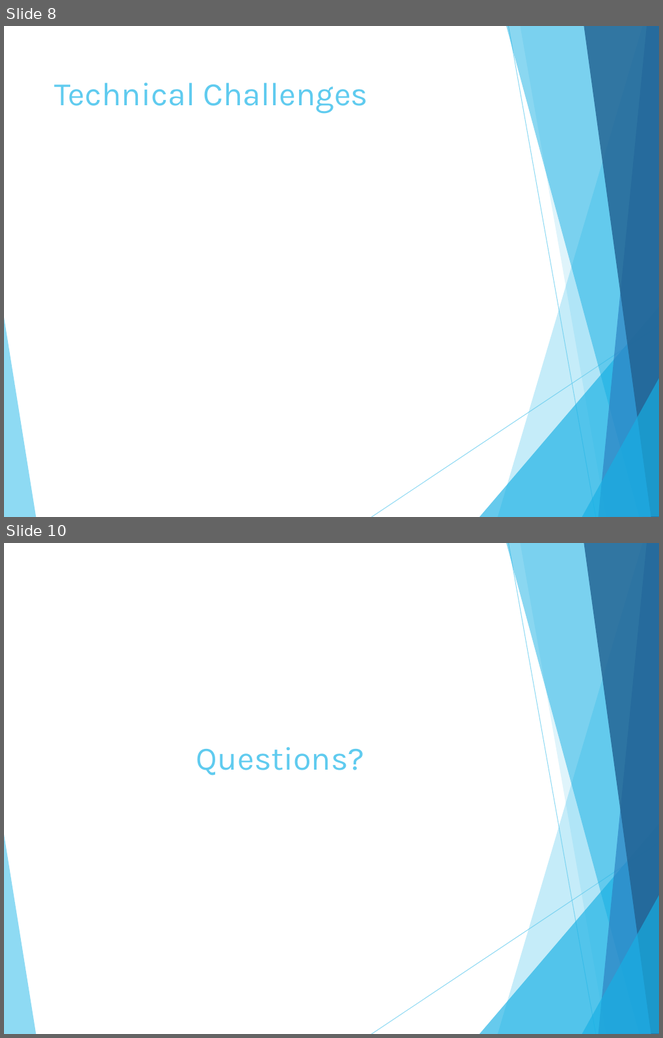
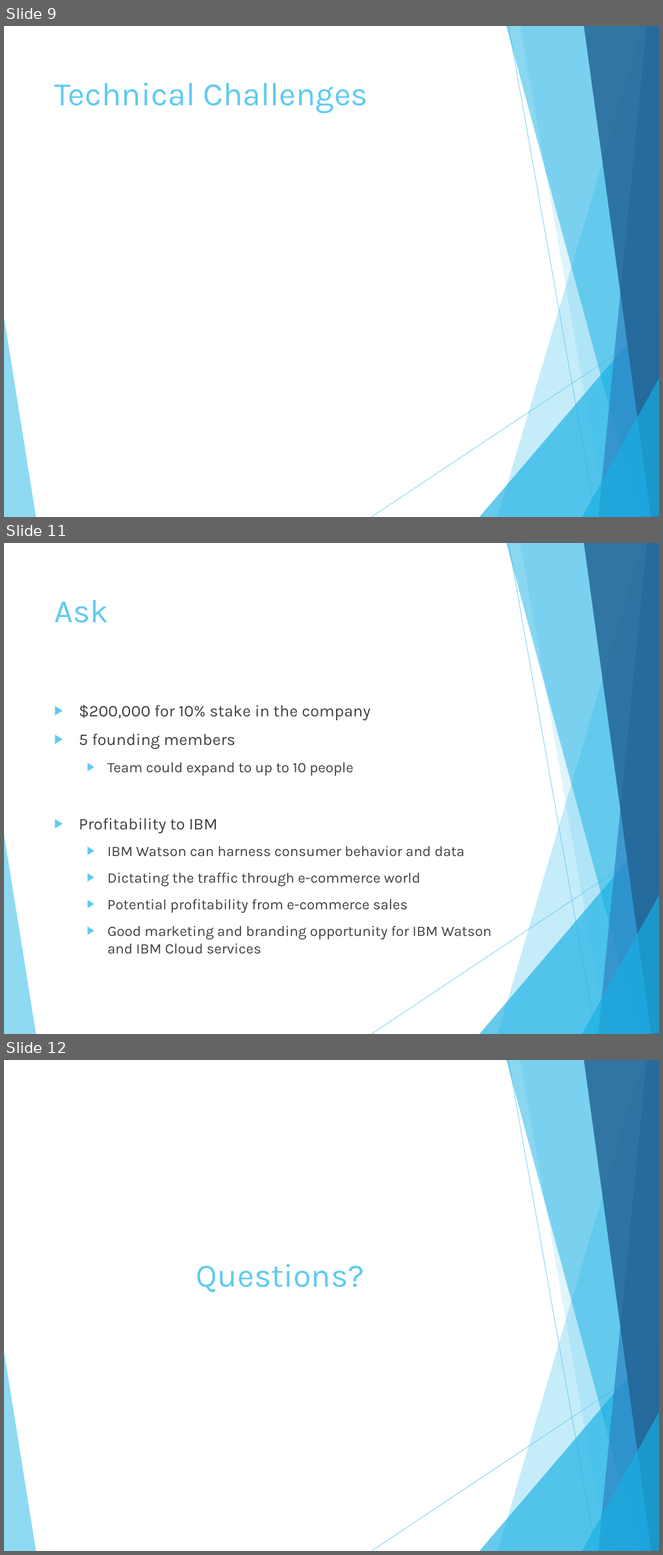
Before and after one commit to vigneshniyer/FinishLine-ShoppingBot, a slide deck: IBM_Finish_Line.pptx. Shown one above the other, each under a label of ours: slides 8 and 10 before the commit, slides 9, 11 and 12 after it; the slides between them are not shown. The pictures are 663x1038 and 663x1555 pixels, drawn with LibreOffice and Linux fonts; fonts in the diff are those of the drawing. Boxes give left, top, right and bottom in pixels: in the first picture for what was removed or moved away, otherwise in the second. Text is boxed around its words. In the diff, an @@ line names an element or a change of style, - is before the commit and + after.

```diff
--- a/IBM_Finish_Line.pptx
+++ b/IBM_Finish_Line.pptx
@@ slide 11 added at (4, 543, 659, 1034), background #FFFFFF; not listed: 10 template elements that a slide beside it also shows @@
@@ title added at (54, 600, 109, 623), 36 pt, text #5FCBEF @@
+Ask
@@ text added at (79, 705, 492, 954), 16 pt, text #404040 @@
+▶ $200,000 for 10% stake in the company
+▶ 5 founding members
+  ▶ Team could expand to up to 10 people
+▶ Profitability to IBM
+  ▶ IBM Watson can harness consumer behavior and data
+  ▶ Dictating the traffic through e-commerce world
+  ▶ Potential profitability from e-commerce sales
+  ▶ Good marketing and branding opportunity for IBM Watson and IBM Cloud services
@@ what was slide 8 is now slide 9 @@
@@ what was slide 10 is now slide 12 @@
```
Also in this commit, not shown: 2 slides changed, 2 other slides added, 1 slide removed.
